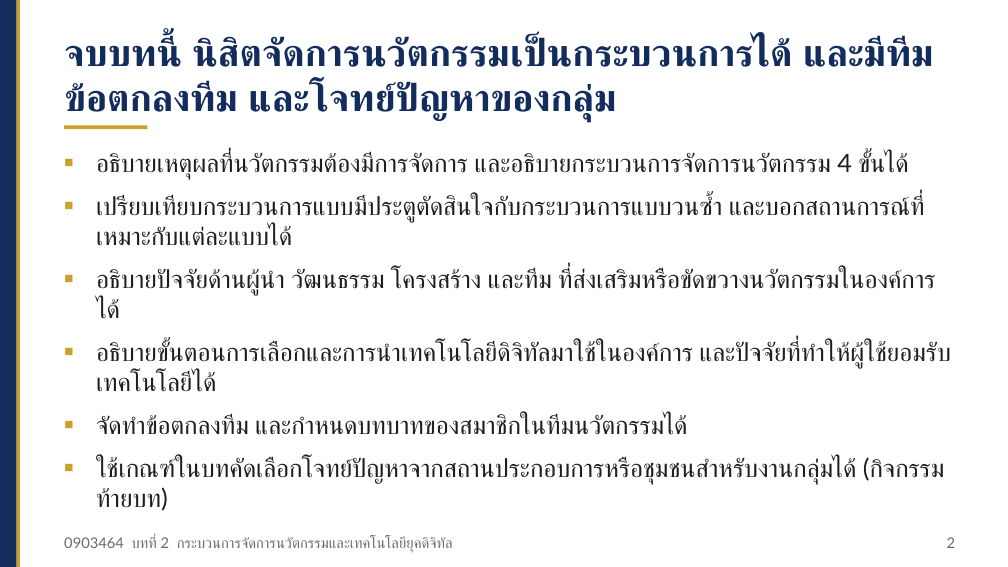
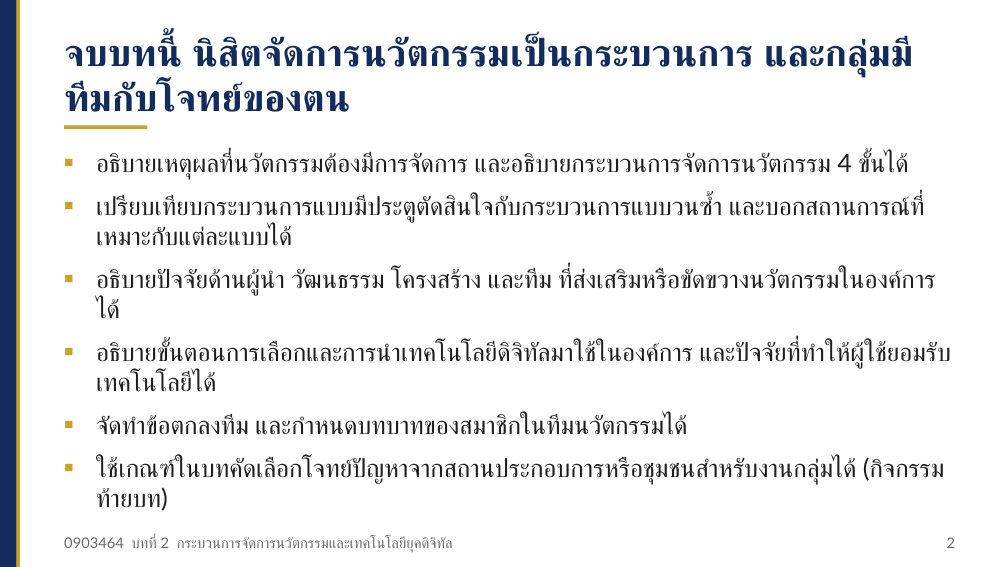
Before and after one commit to Aj-Warawut/academic-web-teaching, a slide deck: slide 2 of ci/files/ci_0903464_บทที่02_สไลด์.pptx. Drawn at 1008x567 pixels with LibreOffice and Linux fonts; fonts in the diff are those of the drawing. Boxes give left, top, right and bottom in pixels: in the first picture for what was removed or moved away, otherwise in the second. Text is boxed around its words. In the diff, an @@ line names an element or a change of style, - is before the commit and + after.

```diff
--- a/ci/files/ci_0903464_บทที่02_สไลด์.pptx
+++ b/ci/files/ci_0903464_บทที่02_สไลด์.pptx
@@ text at (64, 36, 911, 112): text changed @@
-จบบทนี้ นิสิตจัดการนวัตกรรมเป็นกระบวนการได้ และมีทีม ข้อตกลงทีม และโจทย์ปัญหาของกลุ่ม
+จบบทนี้ นิสิตจัดการนวัตกรรมเป็นกระบวนการ และกลุ่มมีทีมกับโจทย์ของตน
```
Also in this commit, not shown: 23 other slides changed, 1 slide added, 25 other files.
